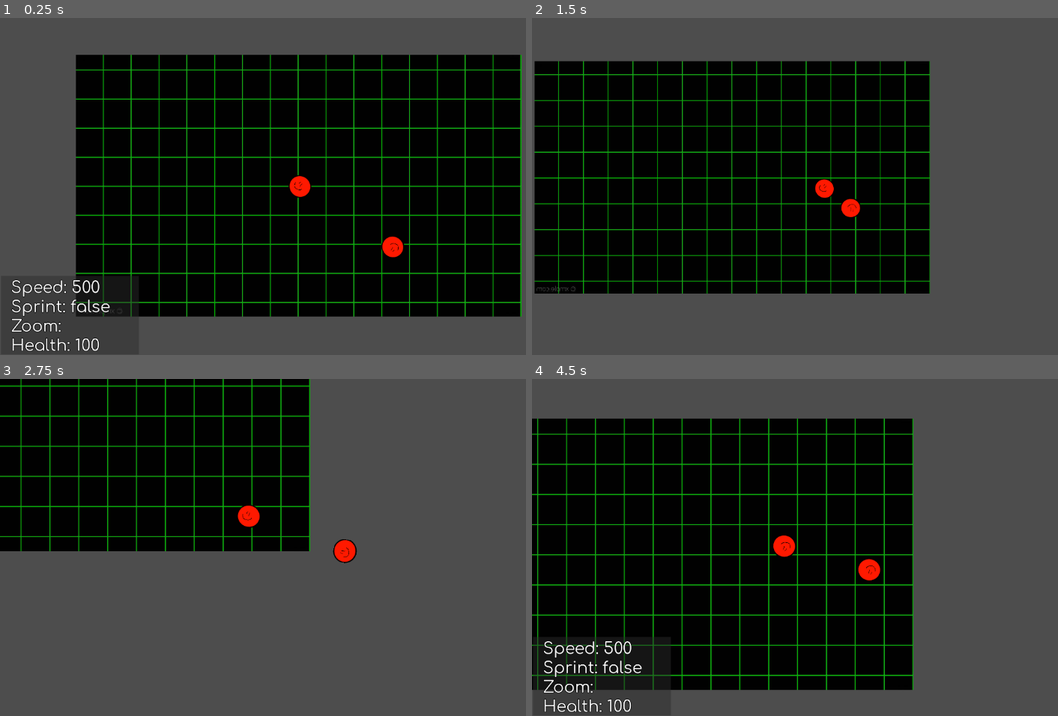
Above: before the commit, frames 1-4 (two rows, left to right).
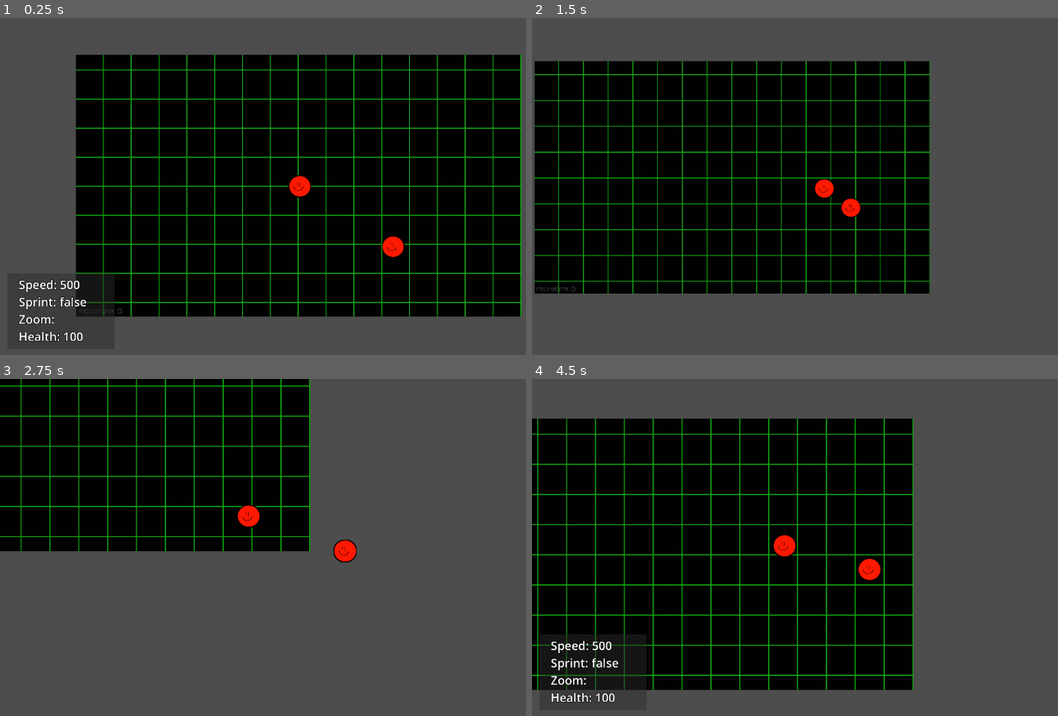
Above: after the commit, the same moments.

Repository: Beemp3-dev/top-down-game
Game: Godot game, scene res://Scenes/Game.tscn
Two runs of this game, one before a commit and one after it. Both use one fixed random seed, a clock stepped at 60 frames per second and the inputs below.
Inputs (mouse positions are in pixels of both pictures, inside the frame that each line leads up to):
- Up to frame 1 (0.25 s): no input
- Up to frame 2 (1.5 s): move the mouse to (963, 169) at 0.52 s; hold D (right) 0.53-1.28 s; tap Tab (toggle info) at 0.6 s; move the mouse to (710, 203) at 1.27 s; hold S (down) from 1.28 s (still down); tap Mouse wheel down (scroll down) at 1.35 s
- Up to frame 3 (2.75 s): tap Tab (toggle info) at 1.55, 2.3 s; move the mouse to (357, 473) at 2.02 s; release S (down) at 2.03 s; hold D (right) from 2.03 s (still down); tap Mouse wheel up (scroll up) at 2.1 s
- Up to frame 4 (4.5 s): move the mouse to (800, 614) at 2.77 s; release D (right) at 2.78 s; hold W (up) 2.78-3.53 s; tap Shift (sprint) at 2.85 s; tap Tab (toggle info) at 3.05, 3.6, 4.35 s; move the mouse to (1010, 598) at 3.52 s; hold A (left) from 3.53 s (still down); move the mouse to (652, 496) at 4.27 s

The runs differ from the first frame. In frame 1, 1.4% of the frame differs, in the area x 2-77%, y 46-100%; in frame 2, less than 0.1%; in frame 3, less than 0.1%; in frame 4, 1.4%, in the area x 0-67%, y 46-100%.

Commit message:
changes idk

Diff:
--- a/Code/Enemy.gd
+++ b/Code/Enemy.gd
@@ -10,7 +10,6 @@
 	if distance_to_player > collide:
 		direction = direction.normalized()
 		position += direction * SPEED * delta
-		look_at(Player.position)
 
 	if distance_to_player < collide or distance_to_player == collide:
 		InfoChart.temp -= 25
--- a/Code/player.gd
+++ b/Code/player.gd
@@ -10,7 +10,6 @@
 	velocity.x = Input.get_action_strength("right") - Input.get_action_strength("left")
 	velocity.y = Input.get_action_strength("down") - Input.get_action_strength("up")
 	velocity = velocity.normalized() * speed
-	look_at(get_global_mouse_position())
 
 	if Input.is_action_pressed("sprint"): #Sprint
 		speed = 500
--- a/Scenes/Game.tscn
+++ b/Scenes/Game.tscn
@@ -1,11 +1,18 @@
-[gd_scene load_steps=10 format=3 uid="uid://85exjavna63y"]
+[gd_scene load_steps=9 format=3 uid="uid://85exjavna63y"]
 
 [ext_resource type="Texture2D" uid="uid://1qcn1x1bukst" path="res://Assets/Background/grids-neon-green-aesthetic-0ssuffio4ucj9o0x.jpg" id="1_j5yw3"]
 [ext_resource type="Script" uid="uid://dqkgg1es1clrj" path="res://Code/info chart.gd" id="2_kldst"]
 [ext_resource type="PackedScene" uid="uid://blu4slftdvq8f" path="res://Scenes/player.tscn" id="3_b2bpf"]
-[ext_resource type="Script" uid="uid://bdqrnjhym8rlq" path="res://Scenes/texture_rect.gd" id="3_kldst"]
-[ext_resource type="FontFile" uid="uid://dvxc63ukugprr" path="res://Assets/UI/Fonts/Comfortaa-VariableFont_wght.ttf" id="4_b2bpf"]
 [ext_resource type="PackedScene" uid="uid://tca4xbttj7e2" path="res://Scenes/enemy.tscn" id="6_7lihs"]
+
+[sub_resource type="SystemFont" id="SystemFont_kldst"]
+
+[sub_resource type="LabelSettings" id="LabelSettings_t88pq"]
+font = SubResource("SystemFont_kldst")
+font_size = 41
+outline_size = 7
+outline_color = Color(0, 0, 0, 1)
+shadow_size = 0
 
 [sub_resource type="Gradient" id="Gradient_t88pq"]
 offsets = PackedFloat32Array(0)
@@ -14,13 +21,6 @@
 [sub_resource type="GradientTexture2D" id="GradientTexture2D_r0x5m"]
 gradient = SubResource("Gradient_t88pq")
 fill_from = Vector2(0, 1)
-
-[sub_resource type="LabelSettings" id="LabelSettings_t88pq"]
-font = ExtResource("4_b2bpf")
-font_size = 56
-outline_size = 7
-outline_color = Color(0, 0, 0, 1)
-shadow_size = 0
 
 [node name="Node2D" type="Node2D"]
 
@@ -36,25 +36,31 @@
 
 [node name="CanvasLayer" type="CanvasLayer" parent="."]
 
-[node name="TextureRect" type="TextureRect" parent="CanvasLayer"]
-show_behind_parent = true
-offset_left = 2.0
-offset_top = 496.0
-offset_right = 267.0
-offset_bottom = 647.0
-texture = SubResource("GradientTexture2D_r0x5m")
-script = ExtResource("3_kldst")
-metadata/_edit_use_anchors_ = true
-
 [node name="Label" type="Label" parent="CanvasLayer"]
-offset_left = 21.0
-offset_top = 501.0
-offset_right = 399.0
-offset_bottom = 755.0
+offset_left = 36.0
+offset_top = 497.0
+offset_right = 414.0
+offset_bottom = 751.0
 scale = Vector2(0.554303, 0.554303)
 mouse_default_cursor_shape = 2
 text = "Speed:
 Sprint:
-Zoom:"
+Zoom:
+Health:"
 label_settings = SubResource("LabelSettings_t88pq")
 script = ExtResource("2_kldst")
+
+[node name="TextureRect" type="TextureRect" parent="CanvasLayer/Label"]
+show_behind_parent = true
+layout_mode = 1
+anchors_preset = -1
+anchor_left = -0.000821472
+anchor_top = -0.000691331
+anchor_right = 0.282247
+anchor_bottom = 0.440254
+offset_left = -39.6895
+offset_top = -10.8244
+offset_right = 225.311
+offset_bottom = 140.176
+texture = SubResource("GradientTexture2D_r0x5m")
+metadata/_edit_use_anchors_ = true
--- a/Scenes/texture_rect.gd
+++ /dev/null
@@ -1,16 +0,0 @@
-extends TextureRect
-var toggleinfo = true
-
-# Called when the node enters the scene tree for the first time.
-func _ready() -> void:
-	pass # Replace with function body.
-
-
-# Called every frame. 'delta' is the elapsed time since the previous frame.
-func _process(_delta: float) -> void:
-	if Input.is_action_just_pressed("toggle info"):
-		if toggleinfo == false:
-			toggleinfo = true
-		elif toggleinfo == true:
-			toggleinfo = false
-	visible = toggleinfo
--- a/project.godot
+++ b/project.godot
@@ -74,7 +74,7 @@
 "toggle info"={
 "deadzone": 0.2,
 "events": [Object(InputEventKey,"resource_local_to_scene":false,"resource_name":"","device":-1,"window_id":0,"alt_press …(195 unchanged characters)…
-, Object(InputEventJoypadButton,"resource_local_to_scene":false,"resource_name":"","device":-1,"button_index":20,"pressure":0.0,"pressed":false,"script":null)
+, Object(InputEventJoypadButton,"resource_local_to_scene":false,"resource_name":"","device":-1,"button_index":4,"pressure":0.0,"pressed":true,"script":null)
 ]
 }
 R3L={
Not shown, removed: Scenes/texture_rect.gd.uid
